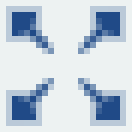
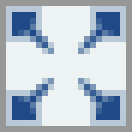
The second 132 x 132 image is a revision of the first. Changes to its layers:
painted on "Layer 1" over <box>0,0,132,132</box>
